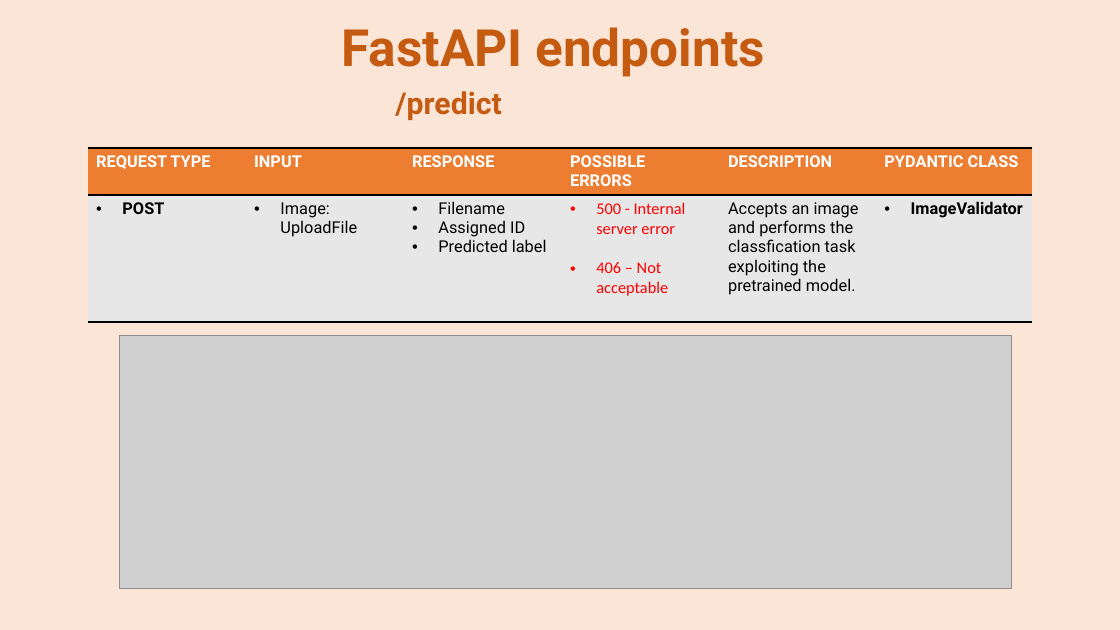
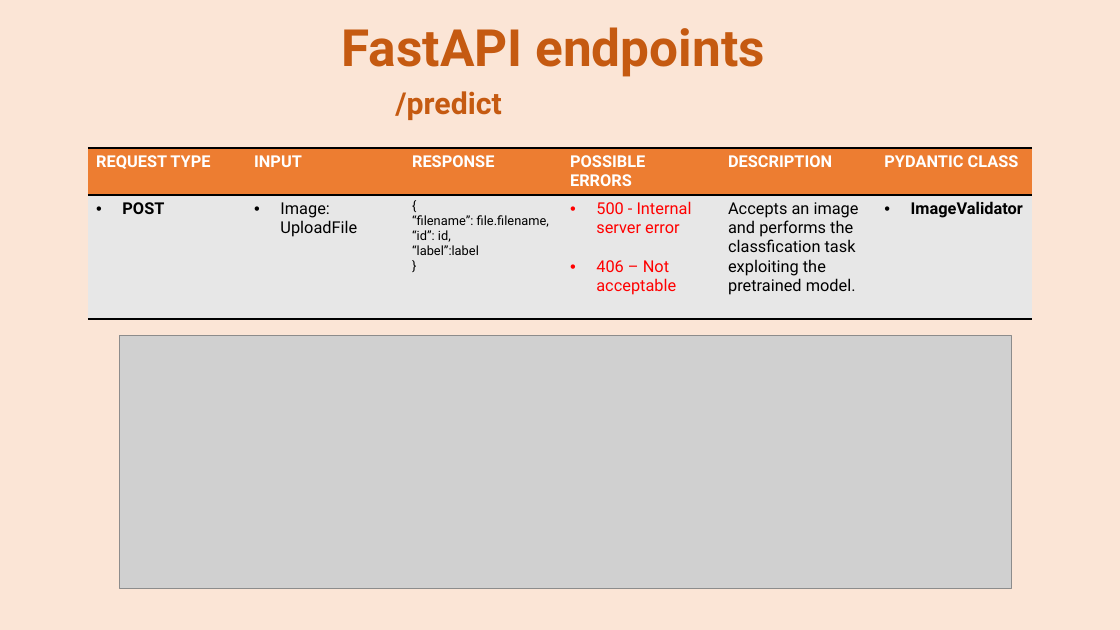
Before and after one commit to se4ai2223-uniba/architectural-style-recognition, a slide deck: slide 6 of docs/Milestone 4.pptx. Drawn at 1120x630 pixels with LibreOffice and Linux fonts; fonts in the diff are those of the drawing; grey boxes stand for pictures. Boxes give left, top, right and bottom in pixels: in the first picture for what was removed or moved away, otherwise in the second. Text is boxed around its words. In the diff, an @@ line names an element or a change of style, - is before the commit and + after.

```diff
--- a/docs/Milestone 4.pptx
+++ b/docs/Milestone 4.pptx
@@ table at box(87, 148, 1032, 322) @@
-row 2, column 3: Filename / Assigned ID / Predicted label
+row 2, column 3: { / “filename”: file.filename, / “id”: id, / “label”:label / }
@@ font Calibri to Roboto in "500 - Internal server error", "406 – Not acceptable" @@
```
Also in this commit, not shown: 5 other slides changed, 1 other file.
